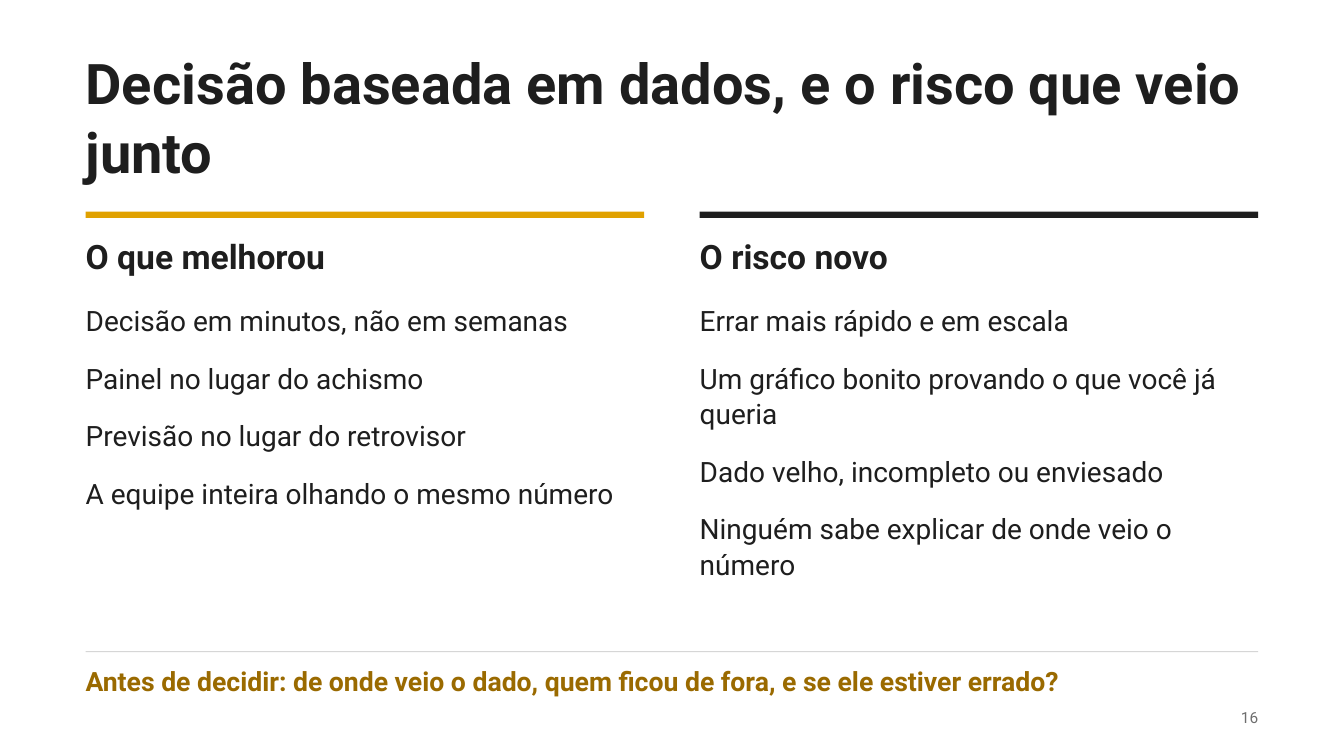
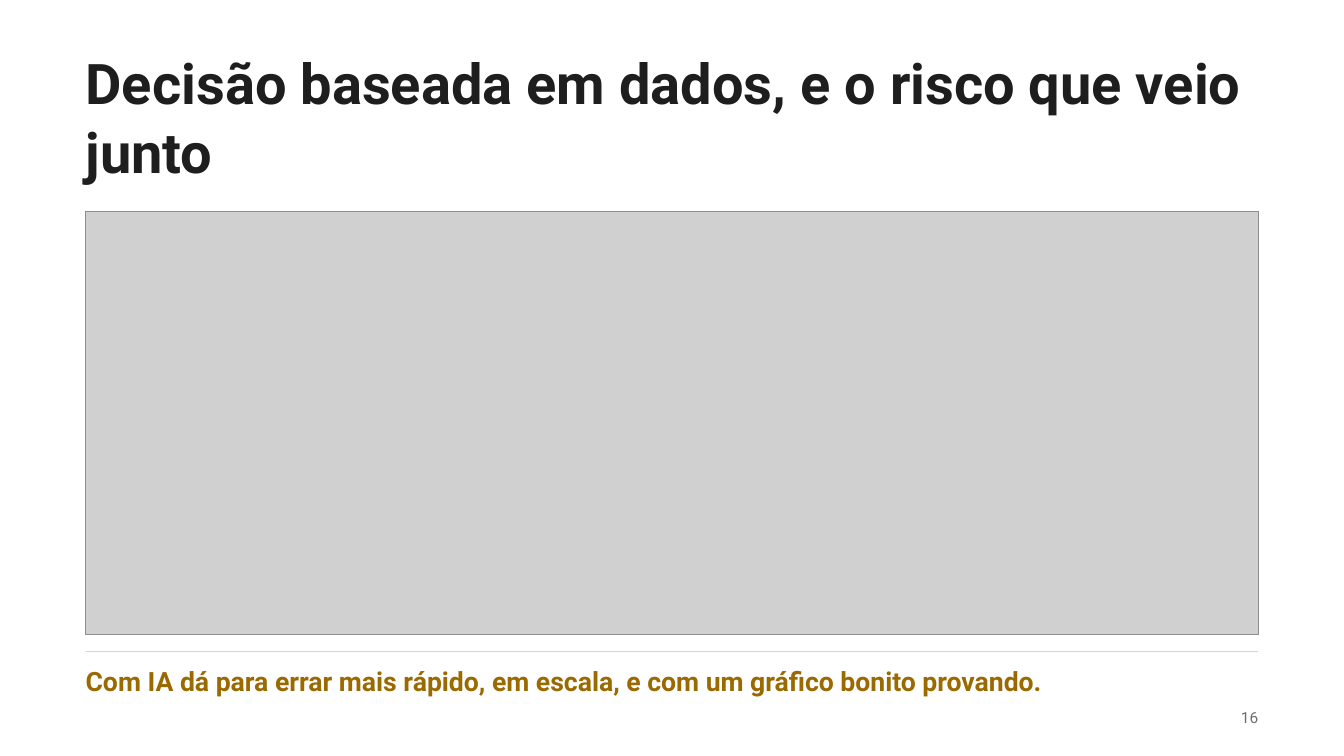
Before and after one commit to talks4all/talks4all.github.io, a slide deck: slide 16 of files/ia-no-seu-dia-urcamp.pptx. Drawn at 1344x756 pixels with LibreOffice and Linux fonts; fonts in the diff are those of the drawing; grey boxes stand for pictures. Boxes give left, top, right and bottom in pixels: in the first picture for what was removed or moved away, otherwise in the second. Text is boxed around its words. In the diff, an @@ line names an element or a change of style, - is before the commit and + after.

```diff
--- a/files/ia-no-seu-dia-urcamp.pptx
+++ b/files/ia-no-seu-dia-urcamp.pptx
@@ rectangle removed at box(86, 212, 644, 218) @@
@@ picture added at box(86, 212, 1258, 635) @@
@@ rectangle removed at box(700, 212, 1258, 218) @@
@@ text removed at box(86, 243, 325, 276) @@
-O que melhorou
@@ text removed at box(700, 244, 888, 270) @@
-O risco novo
@@ text removed at box(86, 310, 614, 510) @@
-Decisão em minutos, não em semanas
-Painel no lugar do achismo
-Previsão no lugar do retrovisor
-A equipe inteira olhando o mesmo número
@@ text removed at box(700, 310, 1216, 576) @@
-Errar mais rápido e em escala
-Um gráfico bonito provando o que você já queria
-Dado velho, incompleto ou enviesado
-Ninguém sabe explicar de onde veio o número
@@ text at box(86, 670, 1041, 697): text changed @@
-Antes de decidir: de onde veio o dado, quem ficou de fora, e se ele estiver errado?
+Com IA dá para errar mais rápido, em escala, e com um gráfico bonito provando.
```
Also in this commit, not shown: 9 other slides changed, 4 slides added, 1 slide removed, 23 other files.
